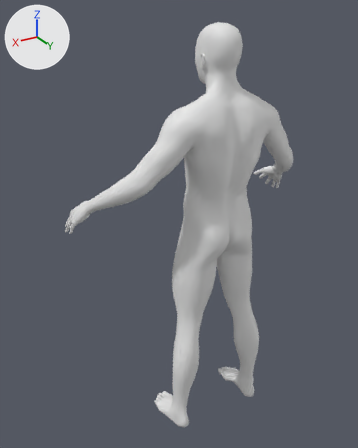
The glTF model game/assets/humans/orc_male_adolescent.glb as it was, and as the next commit left it.
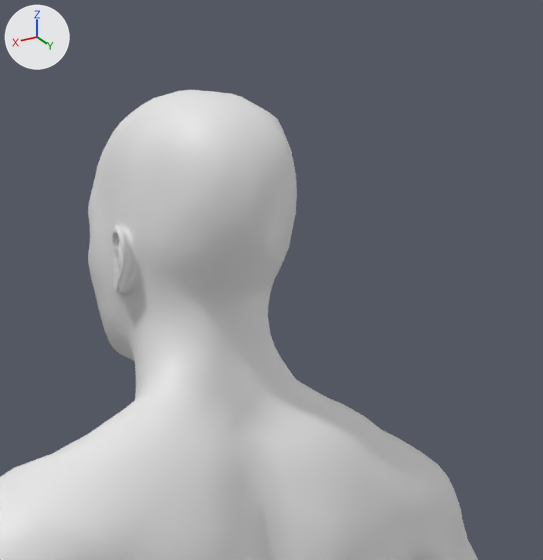
Each version is shown whole from a camera (50 mm lens) standing at (1.223, 1.671, 1.949) and looking at (0.085, -0.226, 1.001), then close up on the part from 49% to 83% of the width and 0% to 29% of the height. Every picture has the same lights, and +X, +Y and +Z are marked at upper left. The first two pictures are the older version. Materials are left out; every surface is plain grey. Vertices at exactly the same position are counted once.

In view in the first close-up: 'Body'.
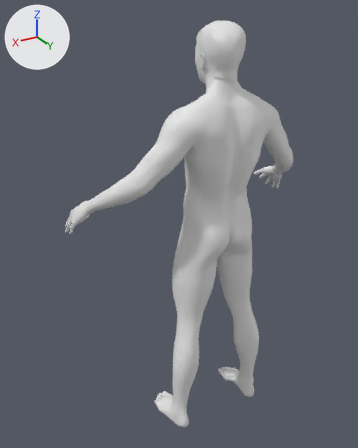
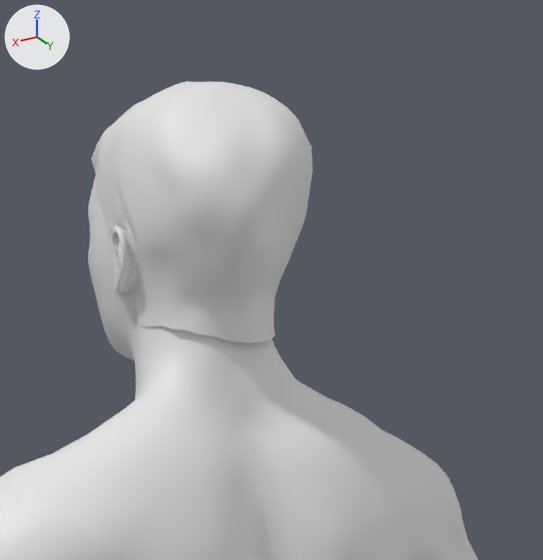
Changed parts and their boxes [x1, y1, x2, y2] in the close-ups (543 x 560 px):
'Body', reshaped: before [0, 90, 478, 560]; after [0, 81, 478, 560]
part 1 of me_mesh_0, added: after [91, 81, 313, 343]

The edits, one by one:
me_mesh_0 is used by ob_body; location (0.0, 0.0, 0.0).
me_mesh_0 had 13380 vertices, 26756 faces and spanned x -0.61..0.61, y -0.41..0.1, z 0.0..1.91.
me_mesh_0 now has 14611 vertices, 29042 faces and spans x -0.61..0.61, y -0.41..0.1, z 0.0..1.91.
me_mesh_0 part 1: a new loose piece of 1011 vertices spanning x -0.1..0.09, y -0.18..0.06, z 1.69..1.91.
Other edits to the shape of me_mesh_0 do not show in these pictures.
